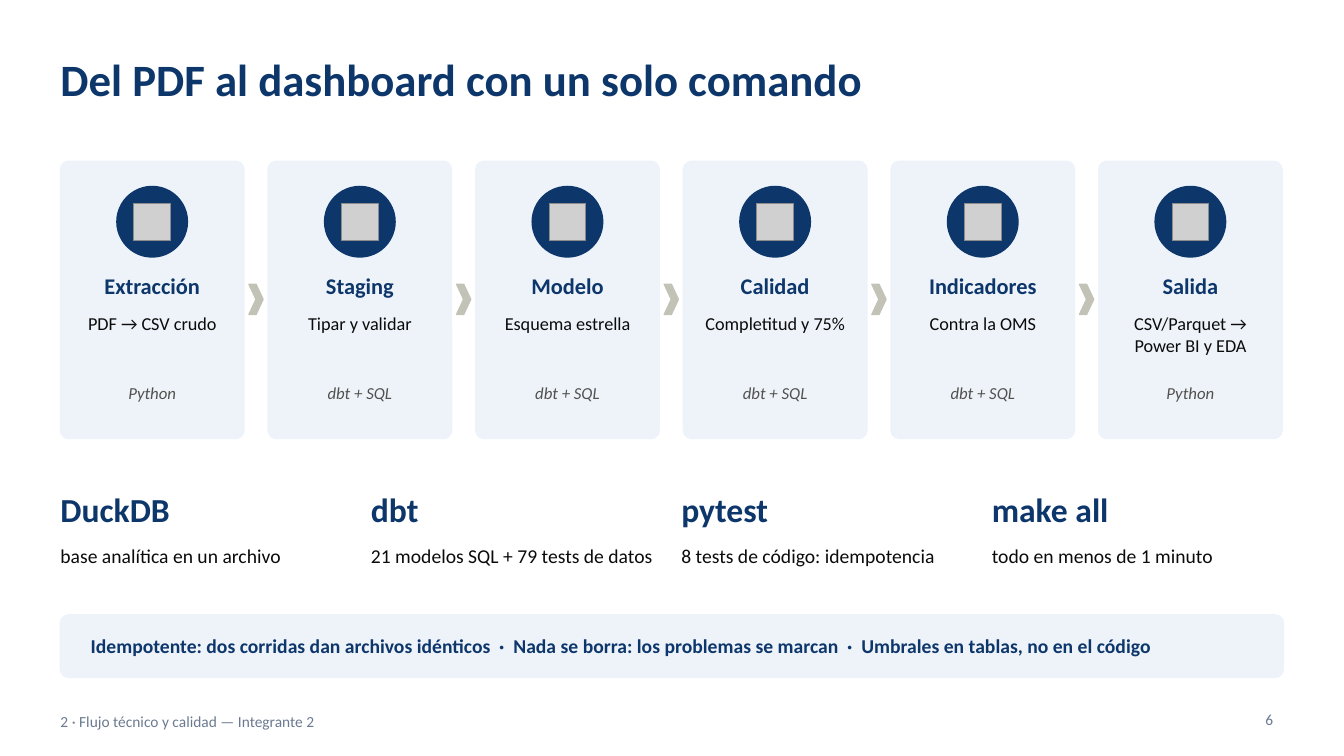
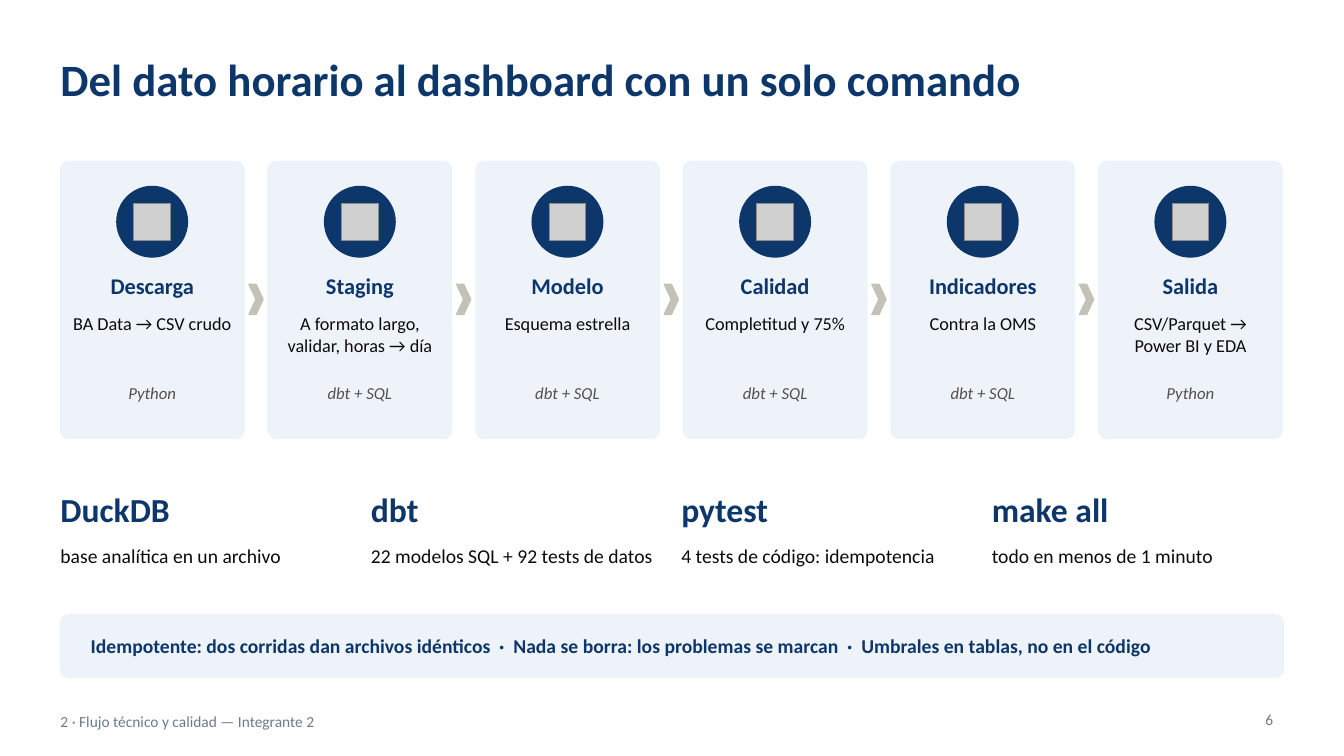
Before and after one commit to ezequielmaranda/nox-ciudad, a slide deck: slide 6 of presentacion/presentacion_tp_aire_oms.pptx. Drawn at 1344x756 pixels with LibreOffice and Linux fonts; fonts in the diff are those of the drawing; grey boxes stand for pictures. Boxes give left, top, right and bottom in pixels: in the first picture for what was removed or moved away, otherwise in the second. Text is boxed around its words. In the diff, an @@ line names an element or a change of style, - is before the commit and + after.

```diff
--- a/presentacion/presentacion_tp_aire_oms.pptx
+++ b/presentacion/presentacion_tp_aire_oms.pptx
@@ title at [60, 64, 1020, 97]: text changed @@
-Del PDF al dashboard con un solo comando
+Del dato horario al dashboard con un solo comando
@@ text at [111, 279, 194, 298]: text changed @@
-Extracción
+Descarga
@@ text at [73, 317, 232, 330]: text changed @@
-PDF → CSV crudo
+BA Data → CSV crudo
@@ text at [288, 317, 432, 354]: text changed @@
-Tipar y validar
+A formato largo, validar, horas → día
@@ text at [371, 549, 652, 566]: text changed @@
-21 modelos SQL + 79 tests de datos
+22 modelos SQL + 92 tests de datos
@@ text at [681, 549, 935, 567]: text changed @@
-8 tests de código: idempotencia
+4 tests de código: idempotencia
```
Also in this commit, not shown: 13 other slides changed, 2 slides added, 1 other file.
